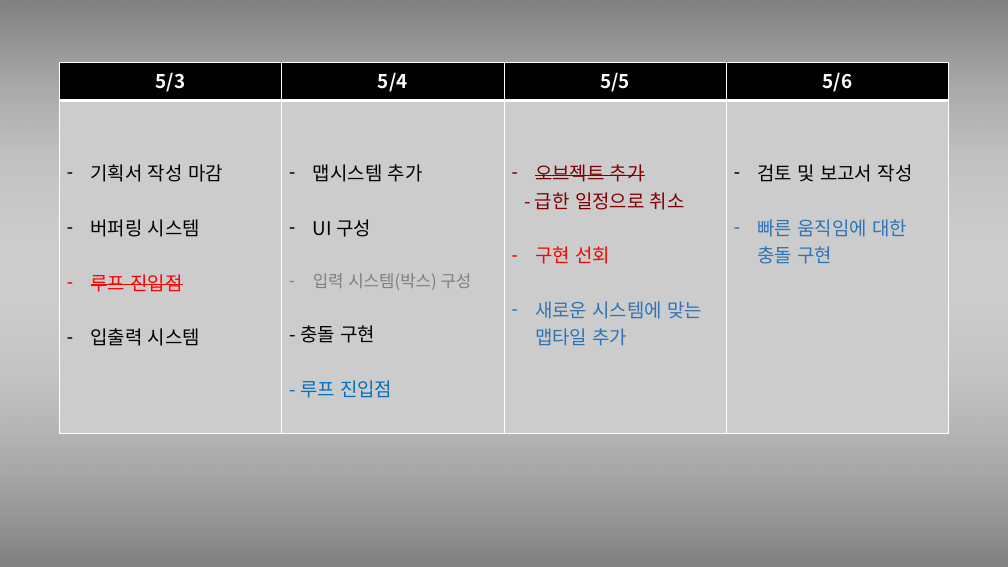
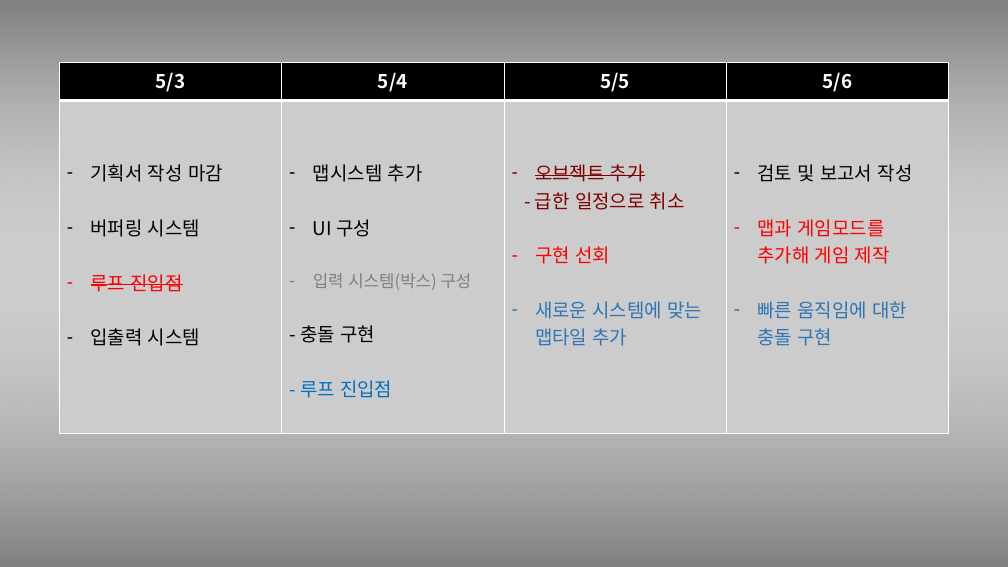
Before and after one commit to Niiok/inha_2021, a slide deck: slide 37 of May7ppt.pptm. Drawn at 1008x567 pixels with LibreOffice and Linux fonts; fonts in the diff are those of the drawing. Boxes give left, top, right and bottom in pixels: in the first picture for what was removed or moved away, otherwise in the second. Text is boxed around its words. In the diff, an @@ line names an element or a change of style, - is before the commit and + after.

Commit message:
fix

```diff
--- a/May7ppt.pptm
+++ b/May7ppt.pptm
@@ table at (59, 63, 948, 433) @@
-row 2, column 4: 검토 및 보고서 작성 / 빠른 움직임에 대한 충돌 구현
+row 2, column 4: 검토 및 보고서 작성 / 맵과 게임모드를 추가해 게임 제작 / 빠른 움직임에 대한 충돌 구현
```
